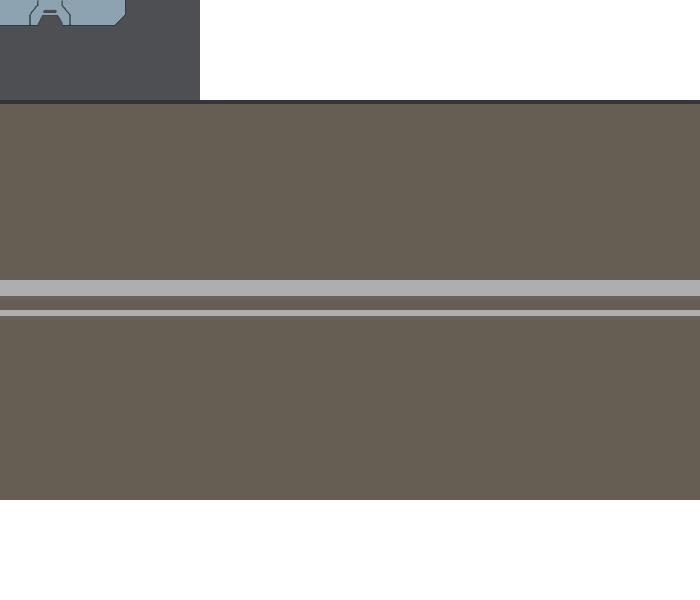
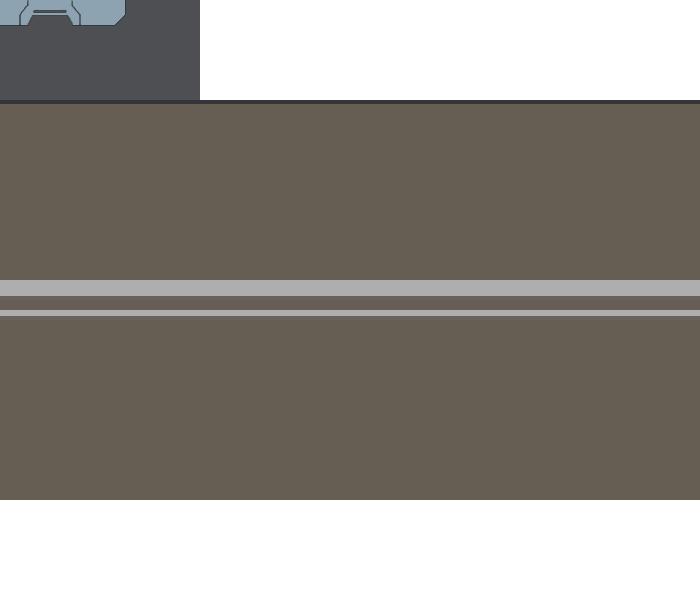
Layer changes from the first 700×600 image to the second:
painted on "Ground #1" over [19, 0, 81, 26]
